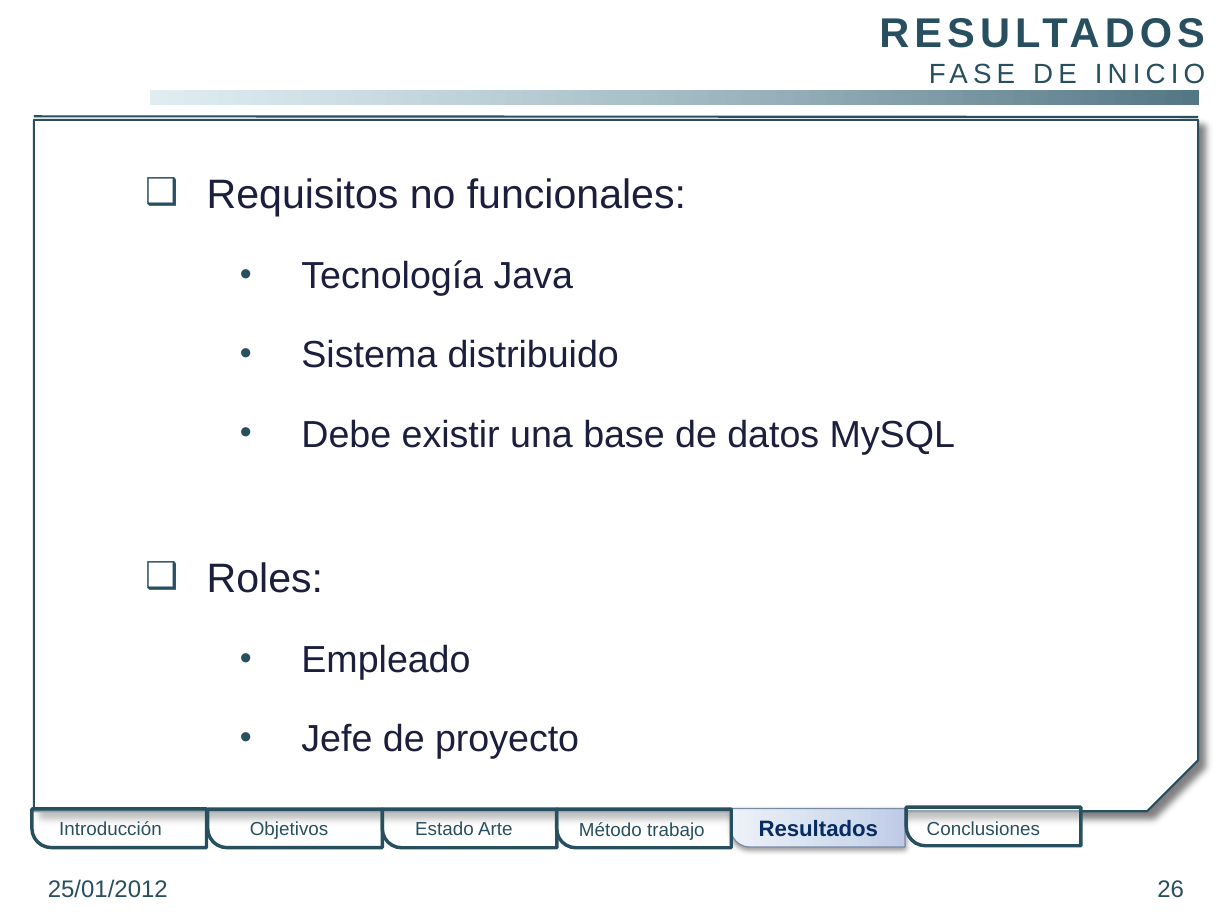
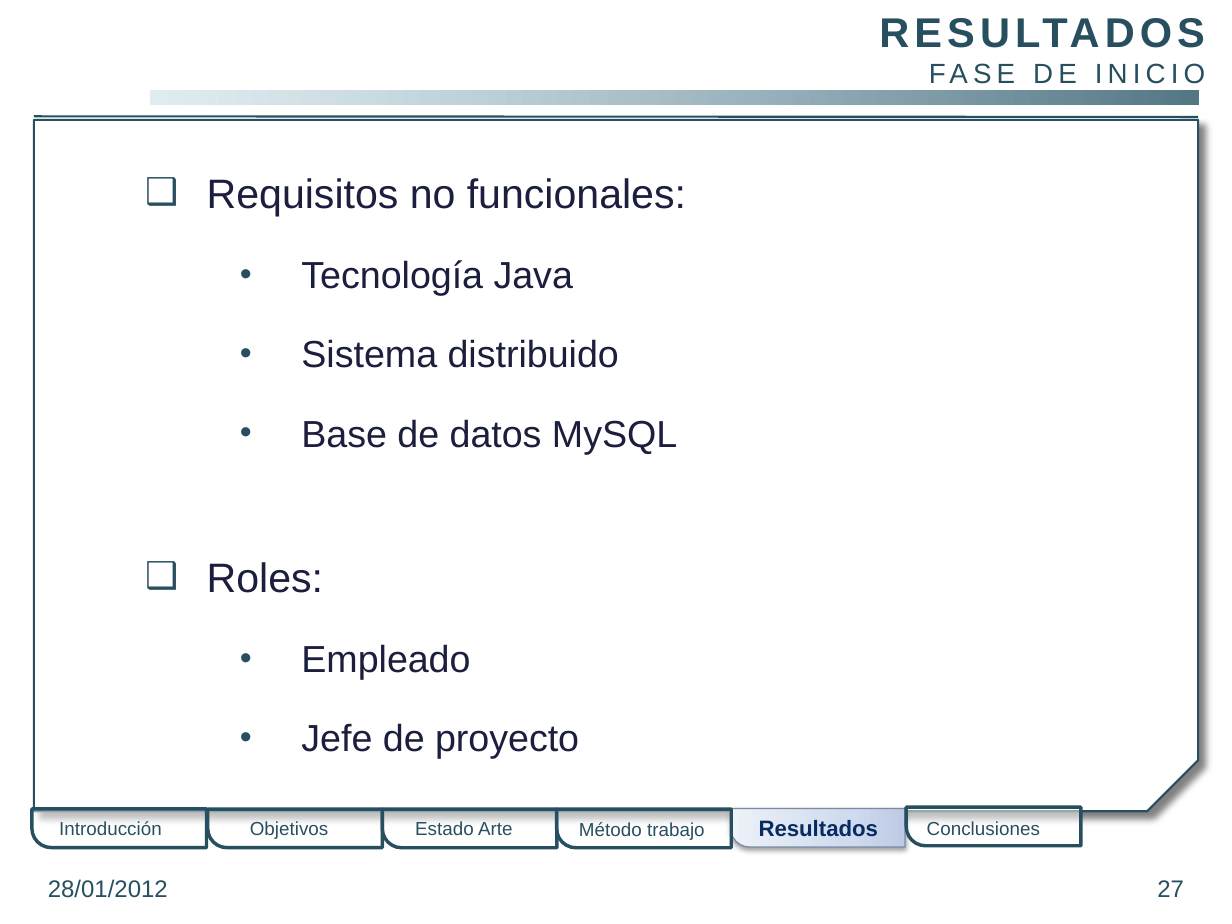
Before and after one commit to gangadhar001/repo-pfc, a slide deck: slide 27 of PFC/Presentacion/PresentacionPFC.pptx (slide 26 before the commit). Drawn at 1232x924 pixels with LibreOffice and Linux fonts; fonts in the diff are those of the drawing; background and template pictures are left out. Boxes give left, top, right and bottom in pixels: in the first picture for what was removed or moved away, otherwise in the second. Text is boxed around its words. In the diff, an @@ line names an element or a change of style, - is before the commit and + after.

```diff
--- a/PFC/Presentacion/PresentacionPFC.pptx
+++ b/PFC/Presentacion/PresentacionPFC.pptx
@@ text at (301,419,677,454): text changed @@
-  • Debe existir una base de datos MySQL
+  • Base de datos MySQL
@@ text at (48,879,168,898): text changed @@
-25/01/2012
+28/01/2012
@@ page number at (1157,880,1184,897): text changed @@
-26
+27
```
Also in this commit, not shown: 31 other slides changed, 17 slides added.
